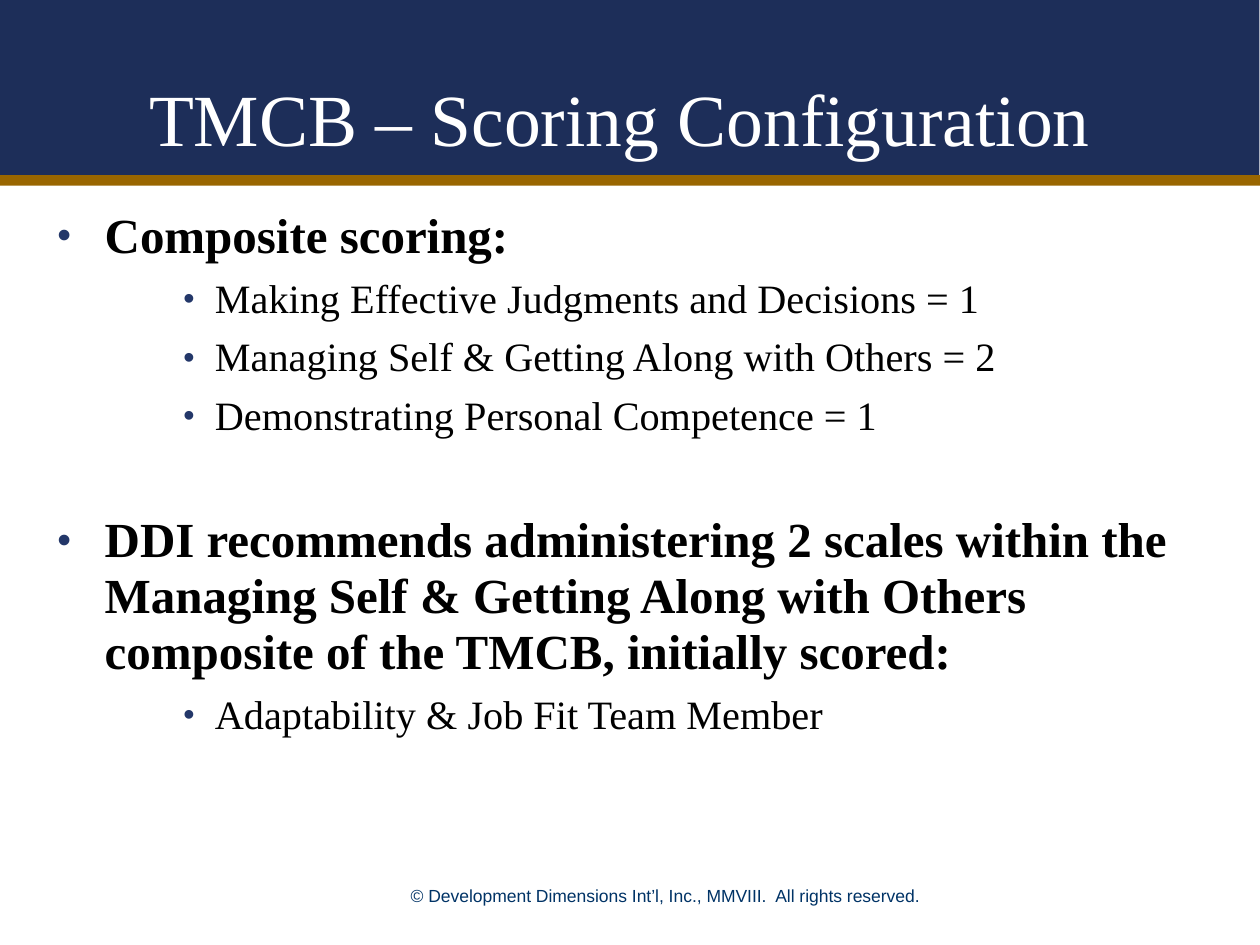
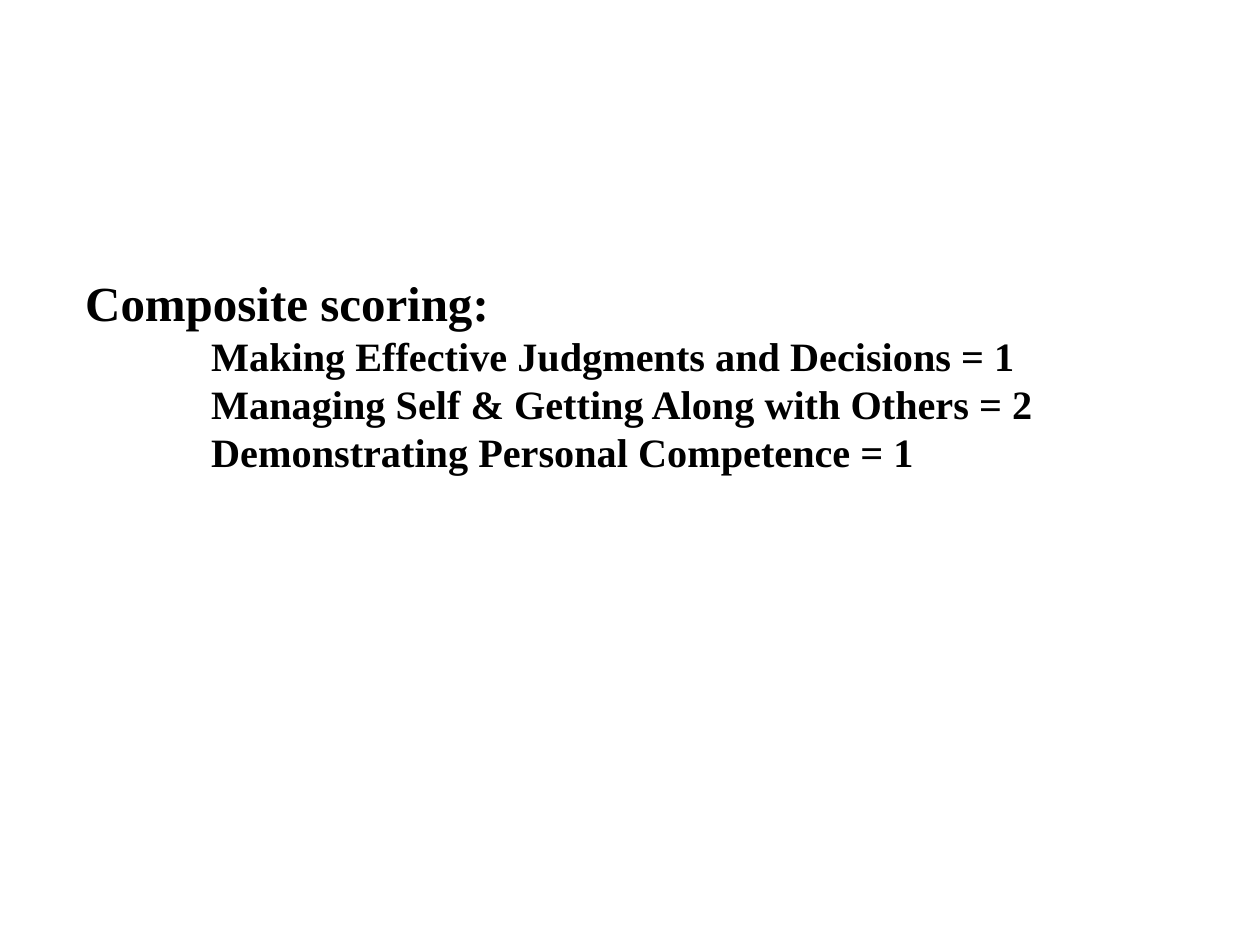
Before and after one commit to JillBudden/Scoring-Algo-Predicting-Performance-1, a slide deck: slide 1 of Results.ppt (slide 6 before the commit). Drawn at 1260x945 pixels with LibreOffice and Linux fonts; fonts in the diff are those of the drawing; background and template pictures are left out. Boxes give left, top, right and bottom in pixels: in the first picture for what was removed or moved away, otherwise in the second. Text is boxed around its words. In the diff, an @@ line names an element or a change of style, - is before the commit and + after.

```diff
--- a/Results.ppt
+++ b/Results.ppt
@@ rectangle removed at [0, 0, 1260, 179] @@
@@ title removed at [149, 94, 1090, 160] @@
-TMCB – Scoring Configuration
@@ line removed from (0, 180) to (1260, 180) @@
@@ text "Composite scoring:": place and size @@
-text "Composite scoring:" at [105, 219, 1166, 738]
+text "Composite scoring:" at [85, 287, 1032, 476]
@@ text "Composite scoring:" at [85, 287, 1032, 476]: bold on in "Making Effective Judgments and Decisions = 1", "Managing Self & Getting Along with Others ...", "Demonstrating Personal Competence = 1"; bullet • to none; line spacing 0.95 to 1; less space between paragraphs @@
@@ text at [105, 523, 1166, 738]: paragraphs removed @@
-• DDI recommends administering 2 scales within the Managing Self & Getting Along with Others composite of the TMCB, initially scored:
-    • Adaptability & Job Fit Team Member
@@ text removed at [428, 889, 920, 906] @@
-© Development Dimensions Int’l, Inc., MMVIII. All rights reserved.
```
Also in this commit, not shown: 5 other slides changed, 27 slides removed.
